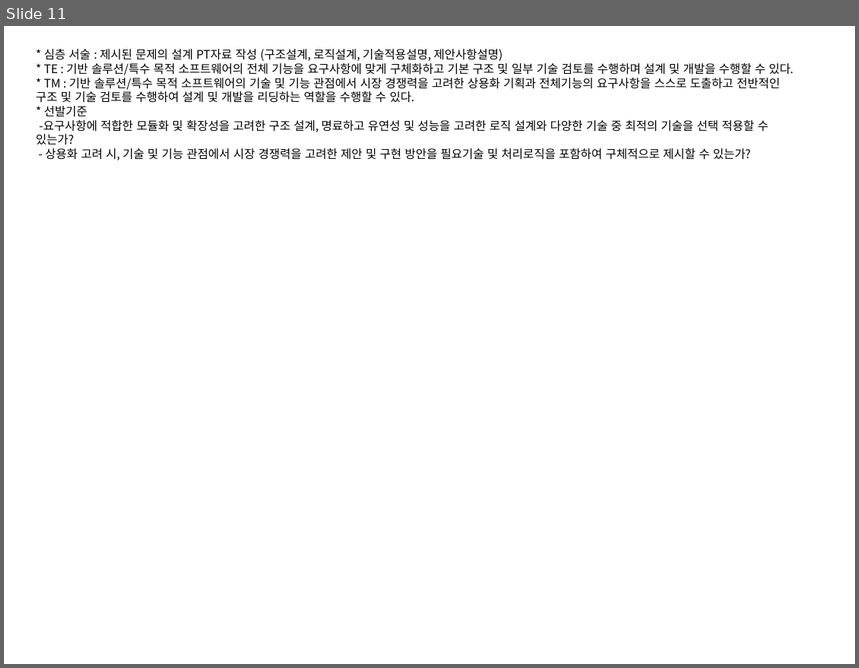
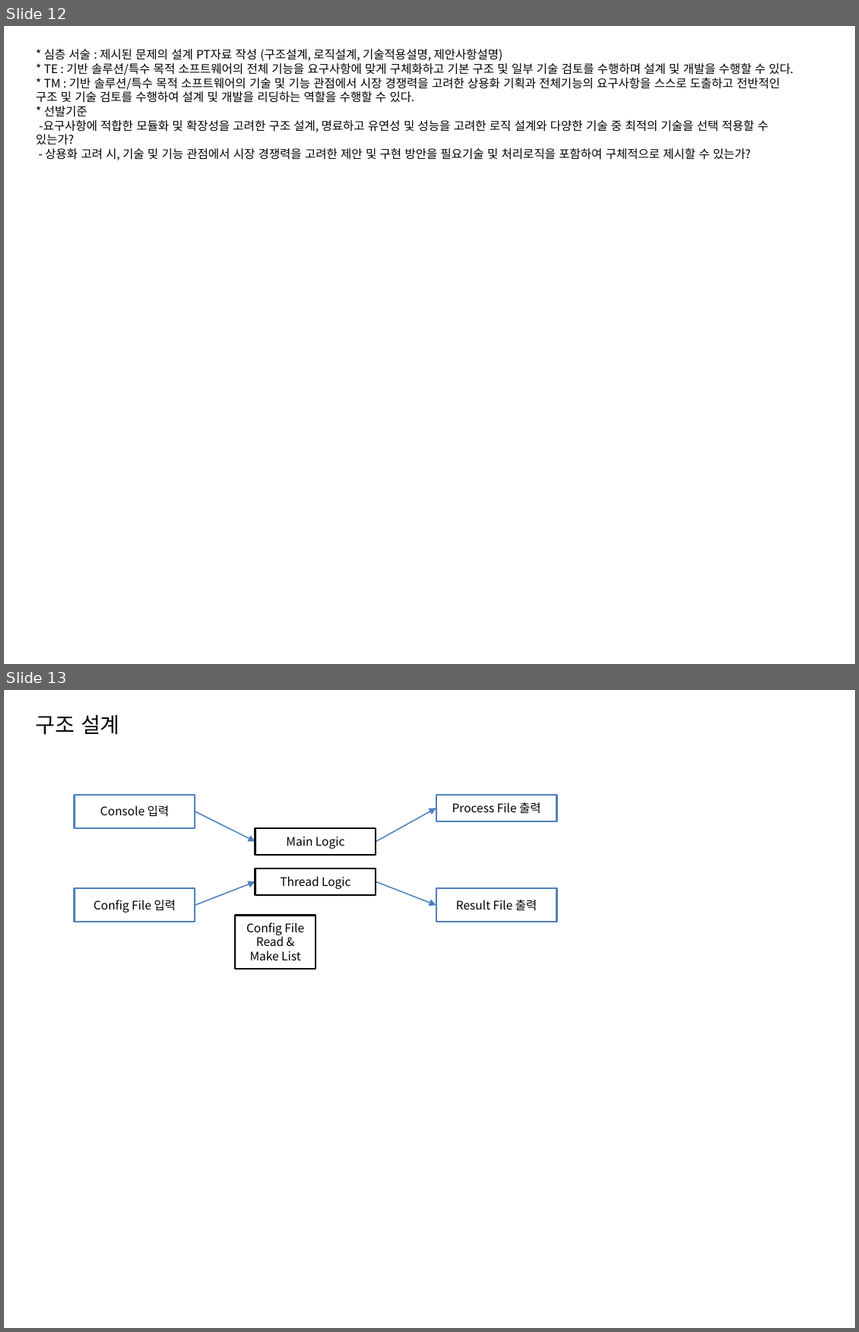
Before and after one commit to ambidext/CS_ConsoleGit, a slide deck: Monitoring/fc.pptx. Shown one above the other, each under a label of ours: slide 11 before the commit, slides 12 and 13 after it. The pictures are 859x668 and 859x1332 pixels, drawn with LibreOffice and Linux fonts; fonts in the diff are those of the drawing. Boxes give left, top, right and bottom in pixels: in the first picture for what was removed or moved away, otherwise in the second. Text is boxed around its words. In the diff, an @@ line names an element or a change of style, - is before the commit and + after.

```diff
--- a/Monitoring/fc.pptx
+++ b/Monitoring/fc.pptx
@@ slide 13 added at (4, 690, 855, 1328), background #FFFFFF @@
@@ text added at (36, 715, 120, 735), 18 pt, text #000000 @@
+구조 설계
@@ rectangle added at (75, 795, 196, 828), outline #4F81BD 1.5 pt, 10 pt, text #000000 @@
+Console 입력
@@ rectangle added at (436, 795, 557, 821), outline #4F81BD 1.5 pt, 10 pt, text #000000 @@
+Process File 출력
@@ arrow added from (195, 812) to (255, 841), #4F81BD 1 pt @@
@@ arrow added from (376, 841) to (436, 809), #4F81BD 1 pt @@
@@ rectangle added at (255, 828, 376, 854), outline #000000 1.5 pt, 10 pt, text #000000 @@
+Main Logic
@@ rectangle added at (255, 869, 376, 895), outline #000000 1.5 pt, 10 pt, text #000000 @@
+Thread Logic
@@ rectangle added at (75, 888, 196, 922), outline #4F81BD 1.5 pt, 10 pt, text #000000 @@
+Config File 입력
@@ arrow added from (195, 905) to (255, 882), #4F81BD 1 pt @@
@@ arrow added from (376, 882) to (436, 905), #4F81BD 1 pt @@
@@ rectangle added at (436, 888, 557, 922), outline #4F81BD 1.5 pt, 10 pt, text #000000 @@
+Result File 출력
@@ rectangle added at (236, 916, 316, 969), outline #000000 1.5 pt, 10 pt, text #000000 @@
+Config File Read & Make List
@@ what was slide 11 is now slide 12 @@
```
Also in this commit, not shown: 5 slides changed, 2 other slides added, 1 slide removed, 6 other files.
